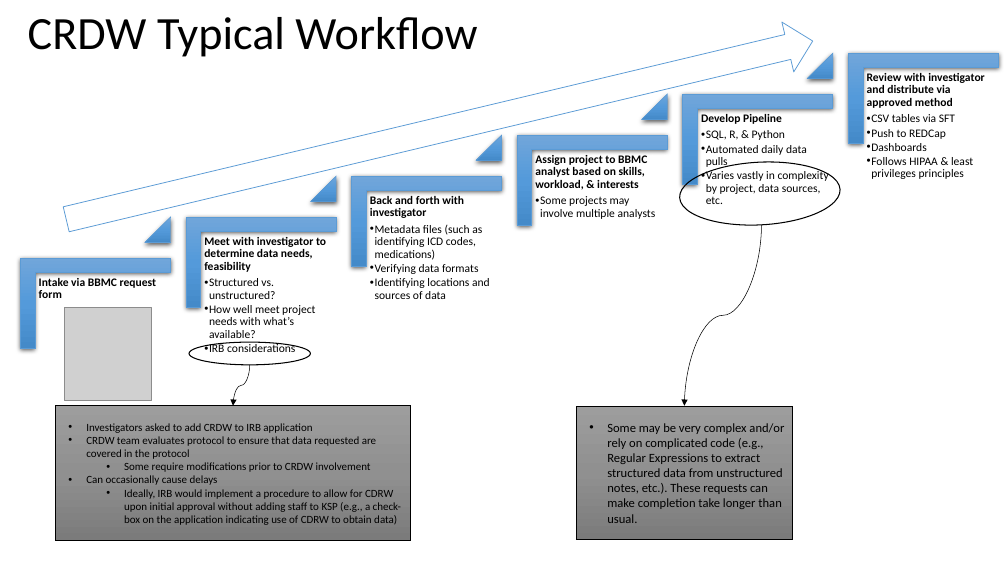
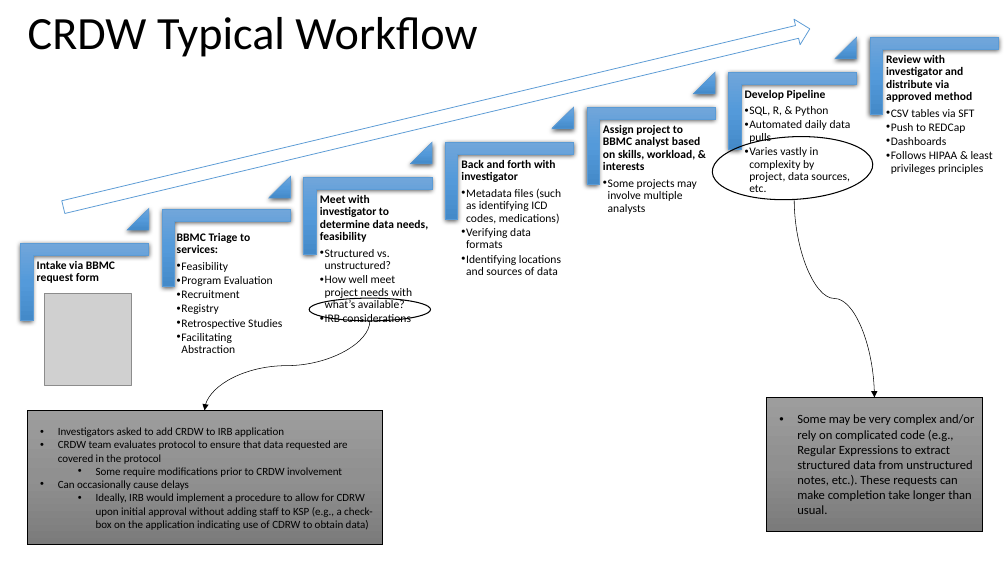
Before and after one commit to OuhscBbmc/prairie-outpost-public, a slide deck: slide 18 of publications/presentation-2021-02-aac/crdw-2021-02.pptx. Drawn at 1008x567 pixels with LibreOffice and Linux fonts; fonts in the diff are those of the drawing; grey boxes stand for pictures; background and template pictures are left out. Boxes give left, top, right and bottom in pixels: in the first picture for what was removed or moved away, otherwise in the second. Text is boxed around its words. In the diff, an @@ line names an element or a change of style, - is before the commit and + after.

```diff
--- a/publications/presentation-2021-02-aac/crdw-2021-02.pptx
+++ b/publications/presentation-2021-02-aac/crdw-2021-02.pptx
@@ right arrow: place and size @@
-right arrow at [60,16,819,244]
+right arrow at [60,17,813,220]
@@ triangle: place and size @@
-triangle at [808,53,833,79]
+triangle at [835,37,857,59]
@@ corner: place and size @@
-corner at [849,53,999,143]
+corner at [871,37,999,114]
@@ text "Review with investigator and distribute ..." rewrapped from [867,73,985,179] to [886,55,993,159] @@
@@ triangle: place and size @@
-triangle at [642,94,668,119]
+triangle at [693,72,715,94]
@@ corner: place and size @@
-corner at [683,94,833,184]
+corner at [729,71,856,149]
@@ text "Develop Pipeline" rewrapped from [701,114,829,204] to [745,90,851,192] @@
@@ triangle added at [552,107,574,129], fill gradient #71A6DB to #559BDB to #448ACA, outline #5B9BD5 0.5 pt @@
@@ corner added at [587,107,715,184], fill gradient #71A6DB to #559BDB to #448ACA, outline #5B9BD5 0.5 pt @@
@@ text "Assign project to BBMC analyst ..." rewrapped from [535,155,656,219] to [603,125,701,214] @@
@@ triangle: place and size @@
-triangle at [476,135,502,161]
+triangle at [411,142,433,164]
@@ corner: place and size @@
-corner at [518,135,667,225]
+corner at [446,142,574,219]
@@ ellipse: place and size @@
-ellipse at [678,159,842,229]
+ellipse at [711,133,875,204]
@@ triangle: place and size @@
-triangle at [311,176,337,202]
+triangle at [268,176,290,198]
@@ corner: place and size @@
-corner at [352,176,502,266]
+corner at [304,177,432,254]
@@ text "Back and forth with investigator" rewrapped from [370,196,490,299] to [461,160,561,275] @@
@@ triangle: place and size @@
-triangle at [145,217,171,243]
+triangle at [127,209,149,231]
@@ corner: place and size @@
-corner at [186,217,336,307]
+corner at [162,209,290,286]
@@ text "Meet with investigator to determine ..." rewrapped from [204,237,326,352] to [320,195,429,326] @@
@@ curved arrow moved from (761, 225) - (684, 406) to (794, 200) - (875, 398) @@
@@ text added at [177,233,282,353], 11 pt, text #000000 @@
+BBMC Triage to services:
+  •• Feasibility
+  •• Program Evaluation
+  •• Recruitment
+  •• Registry
+  •• Retrospective Studies
+  •• Facilitating Abstraction
@@ corner: place and size @@
-corner at [21,258,171,348]
+corner at [21,243,149,320]
@@ text "Intake via BBMC request form" rewrapped from [39,278,157,298] to [37,261,115,283] @@
@@ picture: place and size @@
-picture at [65,308,152,400]
+picture at [45,293,132,386]
@@ ellipse: place and size @@
-ellipse at [189,343,311,365]
+ellipse at [309,298,431,321]
@@ curved arrow moved from (250, 365) - (233, 406) to (370, 321) - (205, 411) @@
@@ rectangle "Investigators asked to add CRDW ...": place and size @@
-rectangle "Investigators asked to add CRDW ..." at [55,406,411,541]
+rectangle "Investigators asked to add CRDW ..." at [26,411,382,545]
@@ rectangle "Some may be very complex ...": place and size @@
-rectangle "Some may be very complex ..." at [576,406,792,540]
+rectangle "Some may be very complex ..." at [767,398,983,532]
```
Also in this commit, not shown: 6 other slides changed, 1 slide added.
